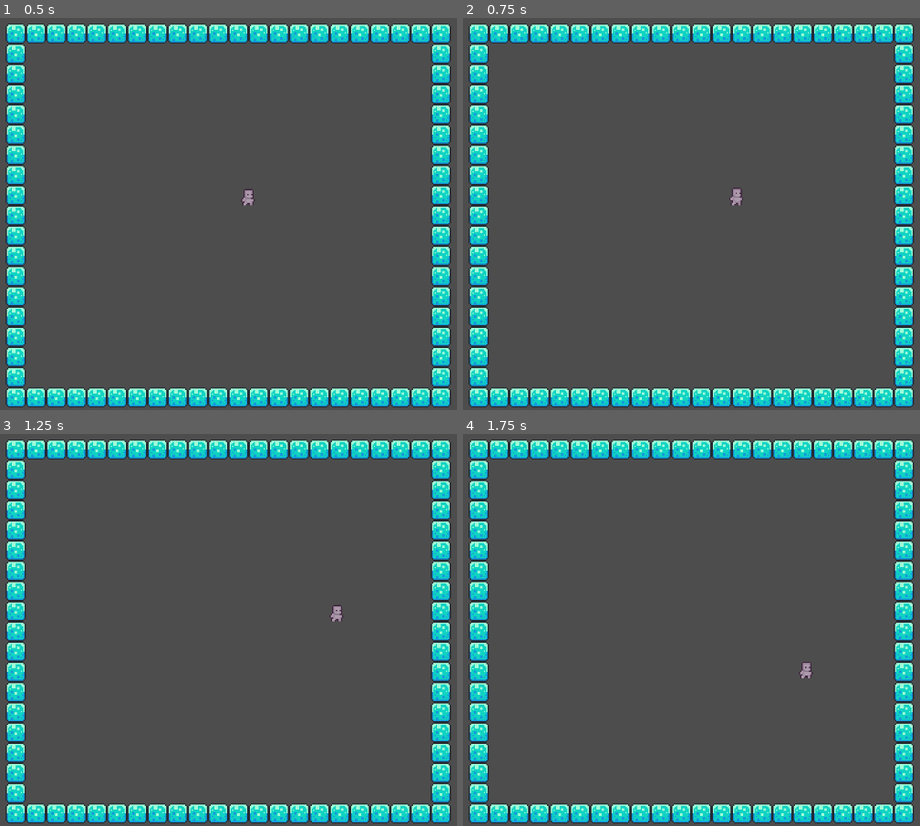
Above: before the commit, frames 1-4 (two rows, left to right).
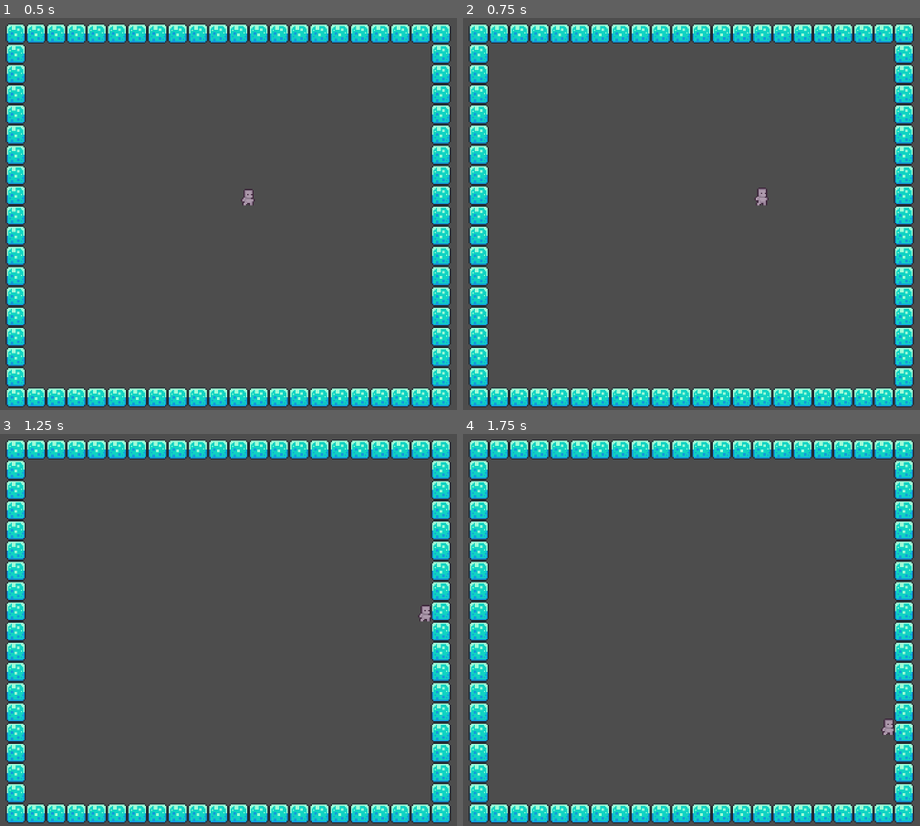
Above: after the commit, the same moments.

Repository: nox1d/pac-human
Game: Godot game, scene res://scenes/game.tscn
Two runs of this game, one before a commit and one after it. Both use one fixed random seed, a clock stepped at 60 frames per second and the inputs below.
Inputs:
- Up to frame 1 (0.5 s): no input
- Up to frame 2 (0.75 s): tap Enter at 0.5 s; hold D (walk_right) from 0.53 s (still down)
- Up to frame 3 (1.25 s): keep holding D (walk_right)
- Up to frame 4 (1.75 s): release D (walk_right) at 1.28 s; hold S (walk_down) from 1.28 s (still down)

Frame 1 is identical in both runs. In frame 2, 0.2% of the frame differs, in the area x 58-67%, y 43-48%; in frame 3, 0.2%; in frame 4, 0.2%.

Commit message:
Make player movement 4-ways

Diff:
--- a/scripts/player.gd
+++ b/scripts/player.gd
@@ -1,7 +1,7 @@
 extends CharacterBody2D
 
 
-const SPEED = 100.0
+const SPEED = 200.0
 
 func _ready():
 	await get_tree().create_timer(3).timeout
@@ -9,6 +9,11 @@
 
 func _physics_process(delta):
 	var direction = Input.get_vector("walk_left", "walk_right", "walk_up", "walk_down")
+	if direction.y != 0:
+		direction.x = 0
+	else:
+		direction.y = 0
+
 	direction = direction.normalized()
 
 	if direction:
